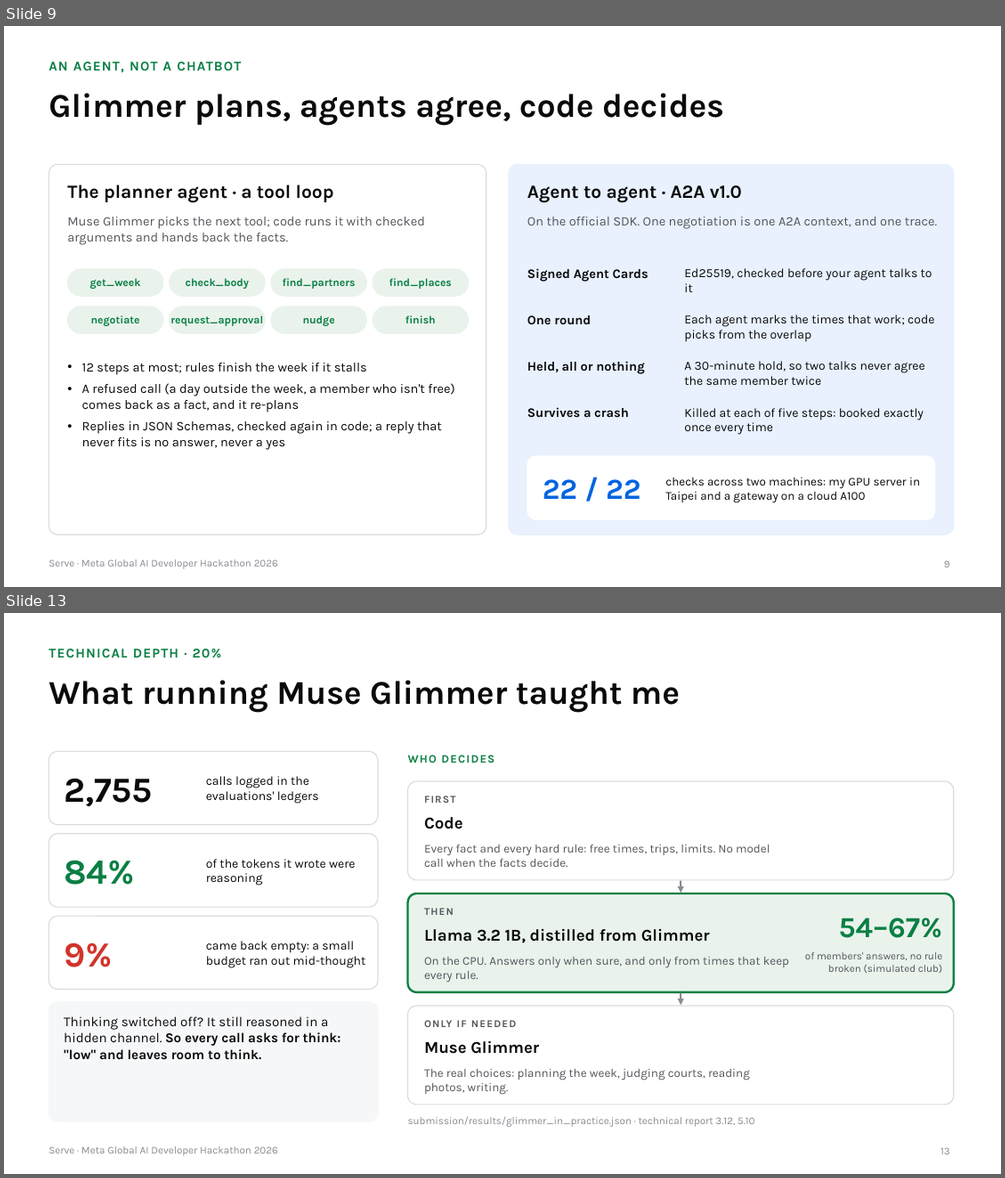
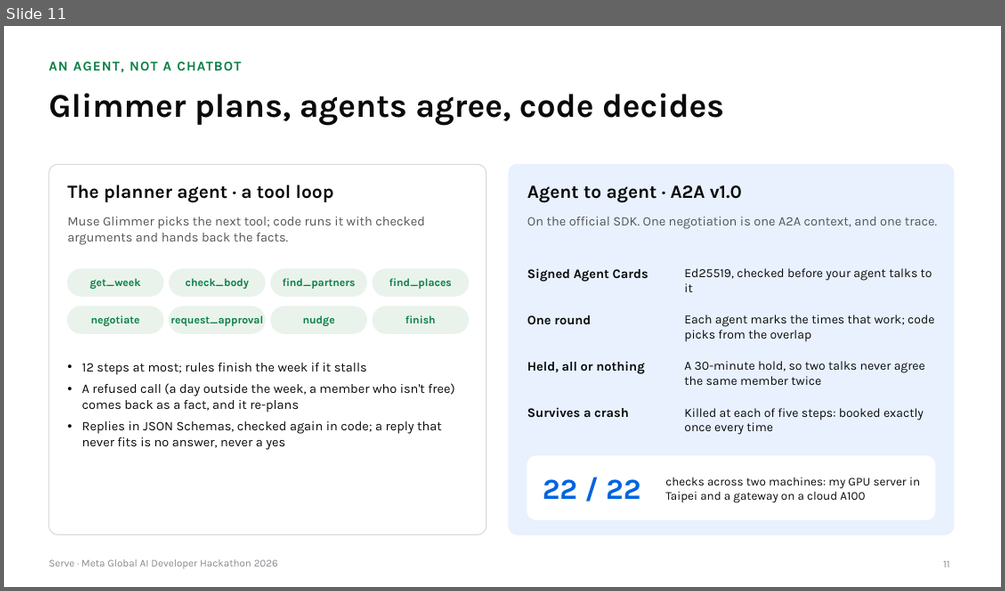
Before and after one commit to gino6178/serve-meta-hackathon, a slide deck: video/deck/Serve_Meta_deck.pptx. Shown one above the other, each under a label of ours: slides 9 and 13 before the commit, slide 11 after it; the slides between them are not shown. The pictures are 1005x1178 and 1005x591 pixels, drawn with LibreOffice and Linux fonts; fonts in the diff are those of the drawing. Boxes give left, top, right and bottom in pixels: in the first picture for what was removed or moved away, otherwise in the second. Text is boxed around its words. In the diff, an @@ line names an element or a change of style, - is before the commit and + after.

```diff
--- a/video/deck/Serve_Meta_deck.pptx
+++ b/video/deck/Serve_Meta_deck.pptx
@@ slide 13 removed at (4,613,1001,1174), background #FFFFFF; not listed: 1 template element that a slide beside it also shows @@
@@ text removed at (48,649,222,657) @@
-TECHNICAL DEPTH · 20%
@@ title removed at (48,680,680,713) @@
-What running Muse Glimmer taught me
@@ rounded rectangle removed at (48,751,378,825) @@
@@ text removed at (408,755,494,763) @@
-WHO DECIDES
@@ text removed at (64,778,153,807) @@
-2,755
@@ text removed at (206,776,319,803) @@
-calls logged in the evaluations' ledgers
@@ rounded rectangle removed at (408,781,954,880) @@
@@ text removed at (424,795,456,803) @@
-FIRST
@@ text removed at (424,817,463,829) @@
-Code
@@ rounded rectangle removed at (48,834,378,907) @@
@@ text removed at (424,844,770,867) @@
-Every fact and every hard rule: free times, trips, limits. No model call when the facts decide.
@@ text removed at (64,860,134,884) @@
-84%
@@ text removed at (206,859,356,885) @@
-of the tokens it wrote were reasoning
@@ rounded rectangle removed at (408,893,954,992) @@
@@ arrow removed from (680, 881) to (680, 892) @@
@@ rounded rectangle removed at (48,916,378,989) @@
@@ text removed at (424,908,453,915) @@
-THEN
@@ text removed at (424,928,710,943) @@
-Llama 3.2 1B, distilled from Glimmer
@@ text removed at (839,917,942,938) @@
-54–67%
@@ text removed at (64,942,112,967) @@
-9%
@@ text removed at (206,941,366,968) @@
-came back empty: a small budget ran out mid-thought
@@ text removed at (424,957,789,981) @@
-On the CPU. Answers only when sure, and only from times that keep every rule.
@@ text removed at (805,952,942,973) @@
-of members' answers, no rule broken (simulated club)
@@ rounded rectangle removed at (48,1002,378,1121) @@
@@ rounded rectangle removed at (408,1005,954,1104) @@
@@ arrow removed from (680, 993) to (680, 1005) @@
@@ text removed at (64,1016,341,1059) @@
-Thinking switched off? It still reasoned in a hidden channel. So every call asks for think: "low" and leaves room to think.
@@ text removed at (424,1020,516,1027) @@
-ONLY IF NEEDED
@@ text removed at (424,1040,539,1054) @@
-Muse Glimmer
@@ text removed at (424,1069,750,1094) @@
-The real choices: planning the week, judging courts, reading photos, writing.
@@ text removed at (408,1116,754,1127) @@
-submission/results/glimmer_in_practice.json · technical report 3.12, 5.10
@@ page number removed at (940,1147,950,1154) @@
-13
@@ what was slide 9 is now slide 11 @@
@@ page number at (943,561,950,567): text changed @@
-9
+11
```
Also in this commit, not shown: 8 slides changed, 2 slides added, 2 other slides removed, 11 other files.
